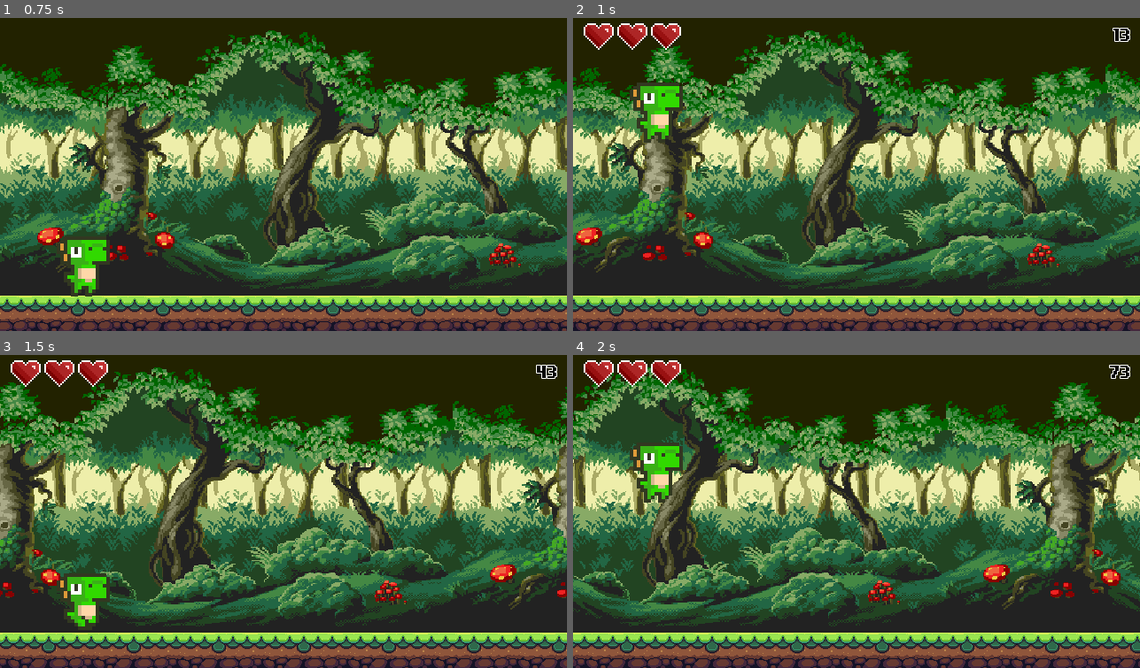
Above: before the commit, frames 1-4 (two rows, left to right).
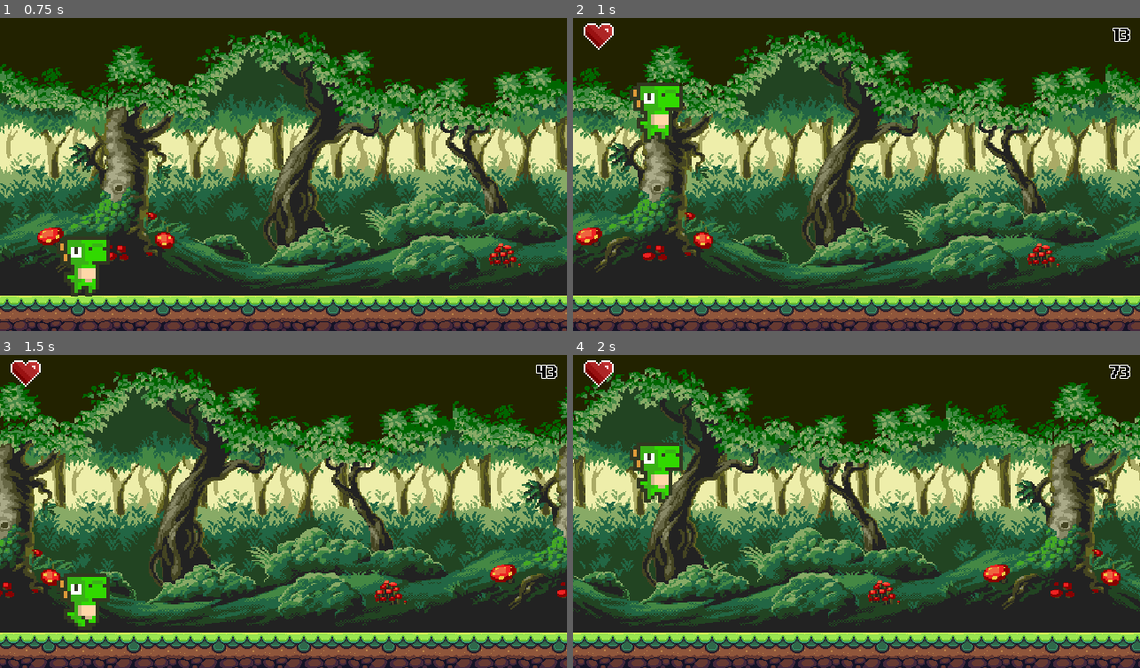
Above: after the commit, the same moments.

Repository: evileye2002/Dinoxaur-Godot4
Game: Godot game, scene res://scenes/main.tscn
Two runs of this game, one before a commit and one after it. Both use one fixed random seed, a clock stepped at 60 frames per second and the inputs below.
Inputs:
- Up to frame 1 (0.75 s): hold Down (duck) from 0.53 s (still down)
- Up to frame 2 (1 s): keep holding Down (duck); tap Space (jump) at 0.77, 0.8 s
- Up to frame 3 (1.5 s): tap Space (jump) at 1.07, 1.35 s; release Down (duck) at 1.28 s
- Up to frame 4 (2 s): tap Space (jump) at 1.52, 1.82 s; tap Down (duck) at 1.55 s

Frame 1 is identical in both runs. In frame 2, 0.6% of the frame differs, in the area x 7-20%, y 1-11%; in frame 3, 0.6%; in frame 4, 0.6%.

Commit message:
change health

Diff:
--- a/scenes/player/Hurt.gd
+++ b/scenes/player/Hurt.gd
@@ -3,7 +3,7 @@
 @export
 var run_state: State
 @export
-var jump_state: State
+var fall_state: State
 
 @onready var normal_col = $"../../NormalCol"
 @onready var duck_col = $"../../DuckCol"
@@ -21,4 +21,7 @@
 func process_physics(delta: float) -> State:
 	set_base_gravity(delta)
 
+	if parent.velocity.y != 0:
+		return fall_state
+
 	return null
--- a/scenes/player/Run.gd
+++ b/scenes/player/Run.gd
@@ -4,6 +4,8 @@
 var duck_run_state: State
 @export
 var jump_state: State
+@export
+var fall_state: State
 
 @onready var normal_col = $"../../NormalCol"
 @onready var duck_col = $"../../DuckCol"
@@ -25,4 +27,7 @@
 func process_physics(delta: float) -> State:
 	set_base_gravity(delta)
 
+	if parent.velocity.y != 0:
+		return fall_state
+
 	return null
--- a/scenes/player/player.gd
+++ b/scenes/player/player.gd
@@ -13,6 +13,8 @@
 
 
 func _physics_process(delta: float) -> void:
+	print(player_state_machine.current_state)
+
 	if HealthManager.is_zero() and !player_state_machine.current_state == $StateMachine/Dead:
 		player_state_machine.change_state($StateMachine/Dead)
 
@@ -24,5 +26,6 @@
 
 
 func new_game():
+
 	if player_state_machine.current_state == $StateMachine/Dead:
 		player_state_machine.change_state($StateMachine/Run)
--- a/scenes/player/player.tscn
+++ b/scenes/player/player.tscn
@@ -282,10 +282,11 @@
 fall_state = NodePath("../Fall")
 animation_name = "idle"
 
-[node name="Run" type="Node2D" parent="StateMachine" node_paths=PackedStringArray("duck_run_state", "jump_state")]
+[node name="Run" type="Node2D" parent="StateMachine" node_paths=PackedStringArray("duck_run_state", "jump_state", "fall_state")]
 script = ExtResource("6_qlxup")
 duck_run_state = NodePath("../DuckRun")
 jump_state = NodePath("../Jump")
+fall_state = NodePath("../Fall")
 animation_name = "run"
 
 [node name="DuckRun" type="Node2D" parent="StateMachine" node_paths=PackedStringArray("run_state")]
@@ -314,7 +315,8 @@
 script = ExtResource("11_3afvt")
 animation_name = "dead"
 
-[node name="Hurt" type="Node2D" parent="StateMachine" node_paths=PackedStringArray("run_state")]
+[node name="Hurt" type="Node2D" parent="StateMachine" node_paths=PackedStringArray("run_state", "fall_state")]
 script = ExtResource("12_bbuqc")
 run_state = NodePath("../Run")
+fall_state = NodePath("../Fall")
 animation_name = "hurt"
--- a/scripts/HealthManager.gd
+++ b/scripts/HealthManager.gd
@@ -1,6 +1,6 @@
 extends Node
 
-var max_health : int = 3
+var max_health : int = 1
 var current_health : int
 
 signal  update_heart(current_health)
